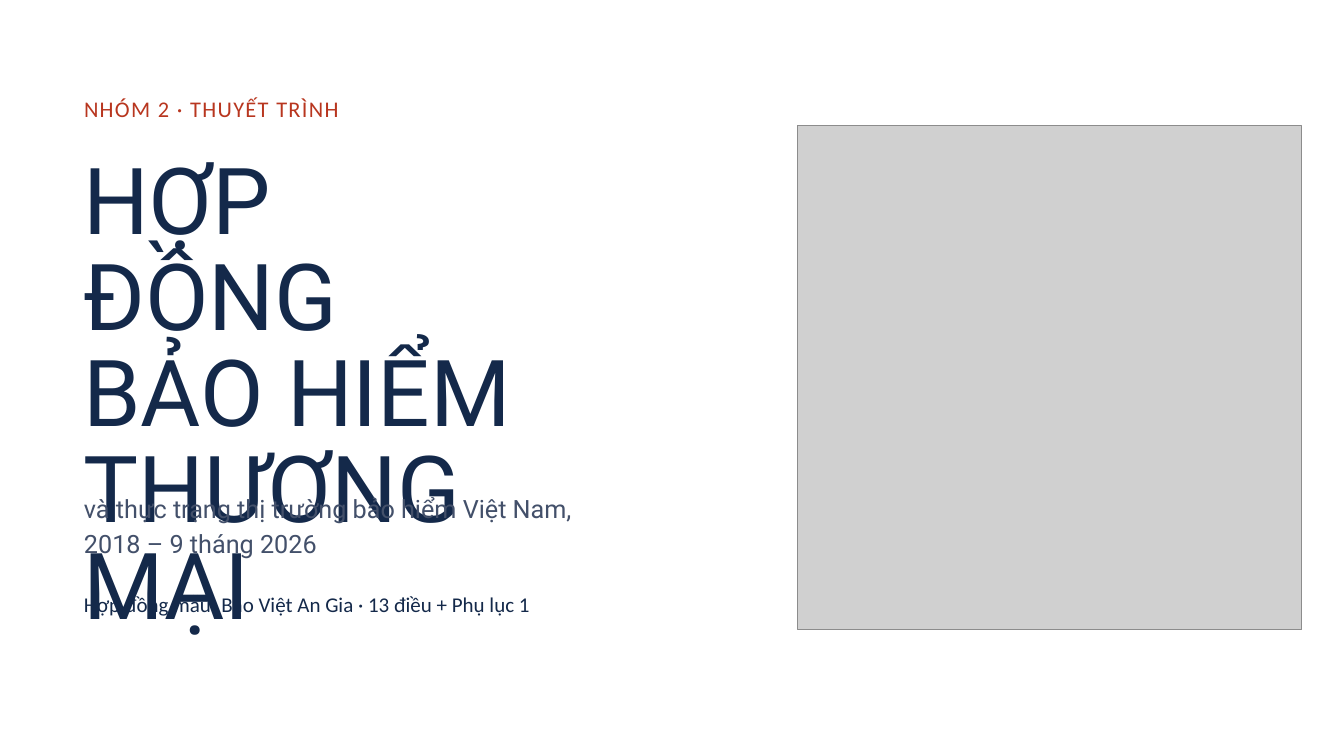
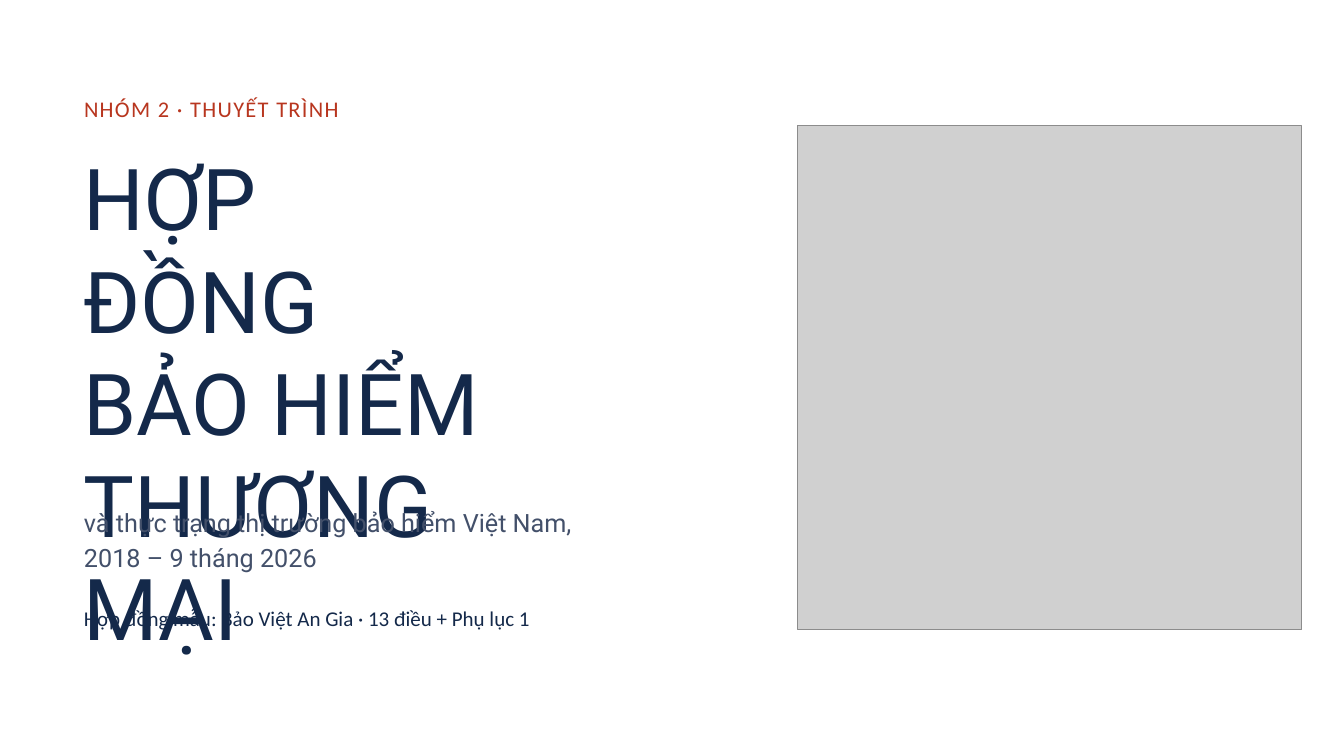
Before and after one commit to tranquanghaofake-dotcom/Law, a slide deck: slide 1 of docs/bai/hd-bao-hiem-an-gia/hd-bao-hiem-an-gia.pptx. Drawn at 1344x756 pixels with LibreOffice and Linux fonts; fonts in the diff are those of the drawing; grey boxes stand for pictures; background and template pictures are left out. Boxes give left, top, right and bottom in pixels: in the first picture for what was removed or moved away, otherwise in the second. Text is boxed around its words. In the diff, an @@ line names an element or a change of style, - is before the commit and + after.

```diff
--- a/docs/bai/hd-bao-hiem-an-gia/hd-bao-hiem-an-gia.pptx
+++ b/docs/bai/hd-bao-hiem-an-gia/hd-bao-hiem-an-gia.pptx
@@ title "HỢP ĐỒNG" at [83, 163, 479, 655]: size 66 to 61 pt; line spacing 68.6pt to 73.2pt @@
@@ text "và thực trạng thị trường ...": place and size @@
-text "và thực trạng thị trường ..." at [84, 495, 572, 559]
+text "và thực trạng thị trường ..." at [84, 509, 572, 573]
@@ text "Hợp đồng mẫu: Bảo Việt ...": place and size @@
-text "Hợp đồng mẫu: Bảo Việt ..." at [84, 594, 530, 618]
+text "Hợp đồng mẫu: Bảo Việt ..." at [84, 608, 530, 632]
```
Also in this commit, not shown: 24 other slides changed, 4 other files.
